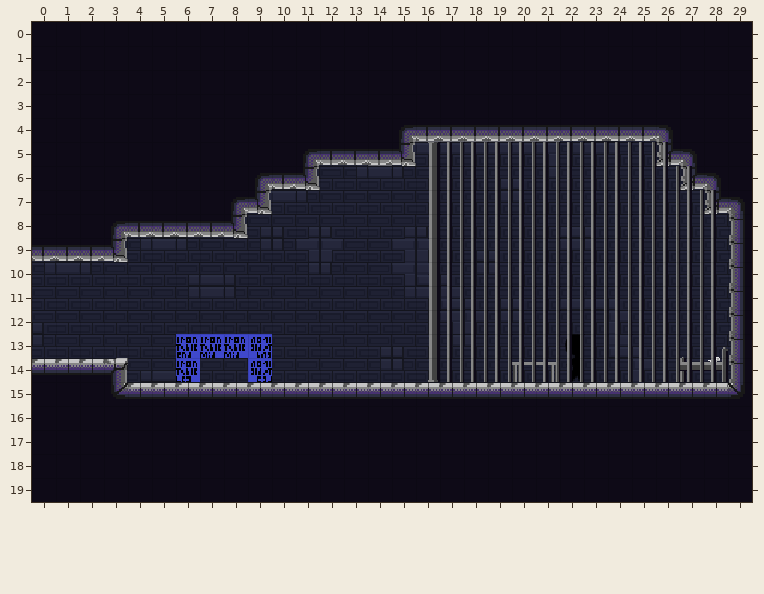
Two versions of a level (Tiled map, Assets/maps/HubRooms/1 - Prison/CellC.tmx). This is how it looked before the edit.
Cells are 16x16 px. Shown: x 0..29, y 0..19.
After the commit:
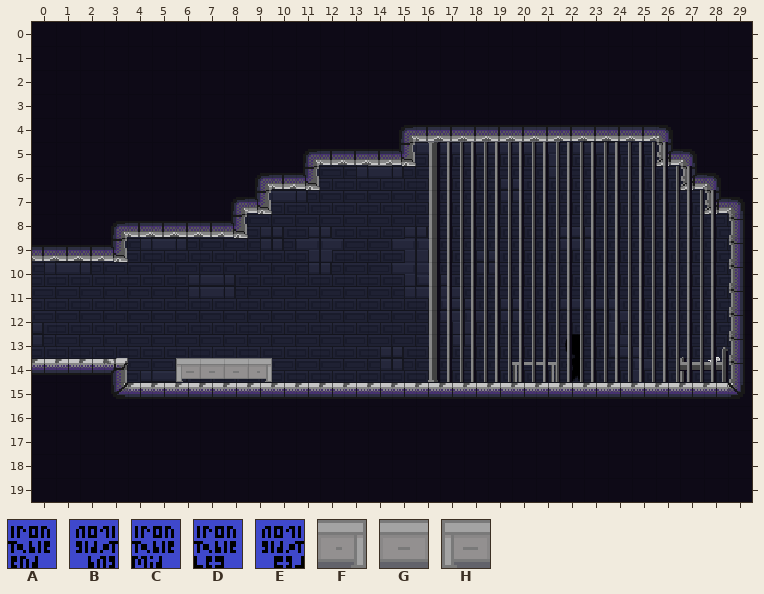
Key: from "Possible Extra Art": A 8, B 8 flipped left-right, C 9, D 10, E 10 flipped left-right; from "decorative_props": F 24 flipped left-right, G 25 flipped left-right, H 27 flipped left-right.
_ is an empty cell, . an unchanged one.
From old to new:
--- layer "ground"
@@ x 6..9 @@
-13 ACCB
-14 D__E
+13 ____
+14 HGGF
